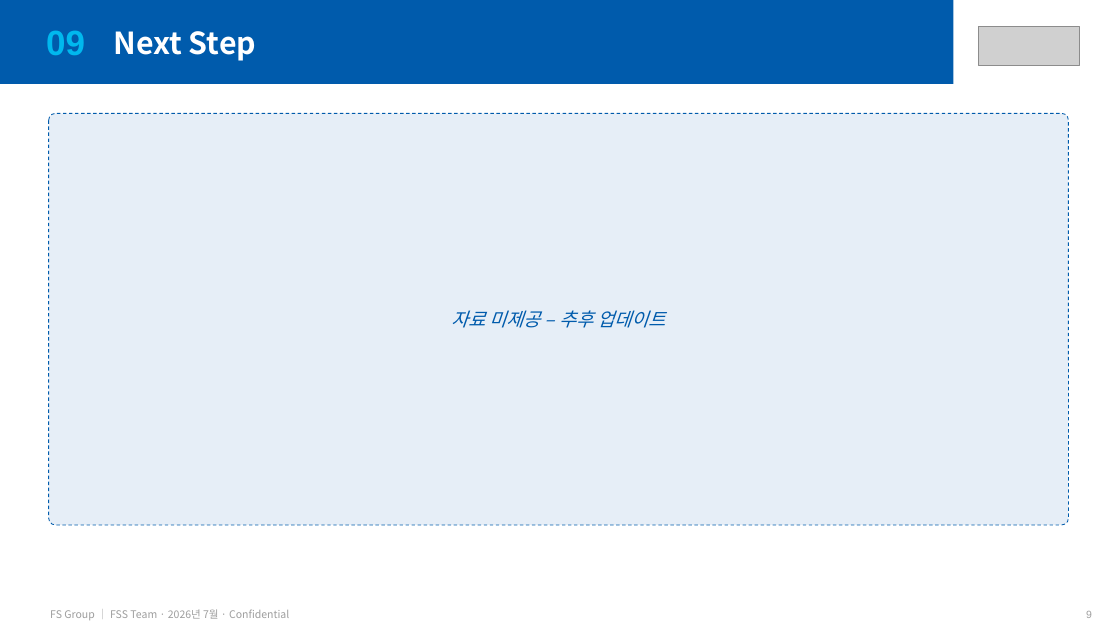
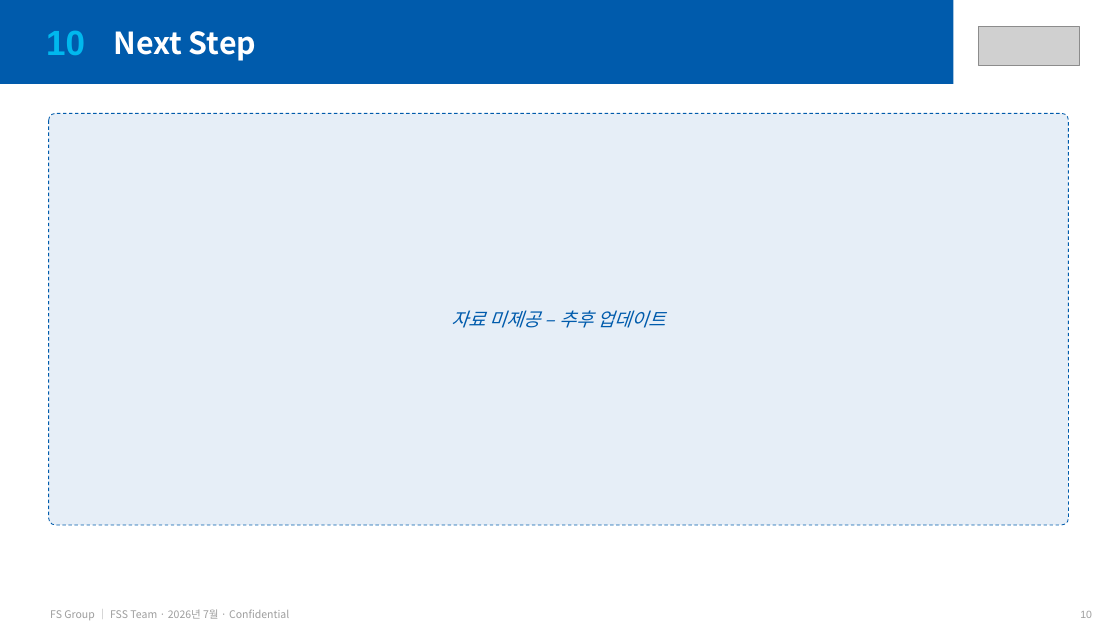
Before and after one commit to balhm12/Sysmex-schedule, a slide deck: slide 10 of reports/FSG_월간서비스보고_202607/FSG_월간서비스보고_202607.pptx (slide 9 before the commit). Drawn at 1120x630 pixels with LibreOffice and Linux fonts; fonts in the diff are those of the drawing; grey boxes stand for pictures. Boxes give left, top, right and bottom in pixels: in the first picture for what was removed or moved away, otherwise in the second. Text is boxed around its words. In the diff, an @@ line names an element or a change of style, - is before the commit and + after.

```diff
--- a/reports/FSG_월간서비스보고_202607/FSG_월간서비스보고_202607.pptx
+++ b/reports/FSG_월간서비스보고_202607/FSG_월간서비스보고_202607.pptx
@@ text at bbox=[46, 31, 85, 55]: text changed @@
-09
+10
@@ text at bbox=[1080, 611, 1092, 618]: text changed @@
-9
+10
```
Also in this commit, not shown: 6 other slides changed, 1 slide added, 1 other file.
